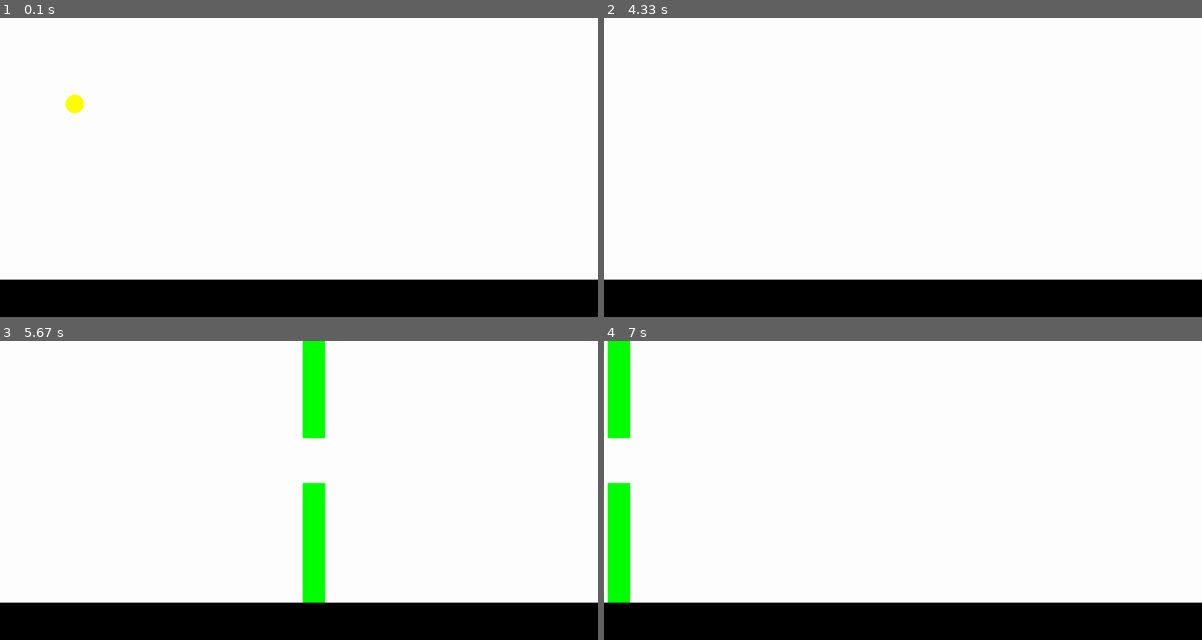
Above: before the commit, frames 1-4 (two rows, left to right).
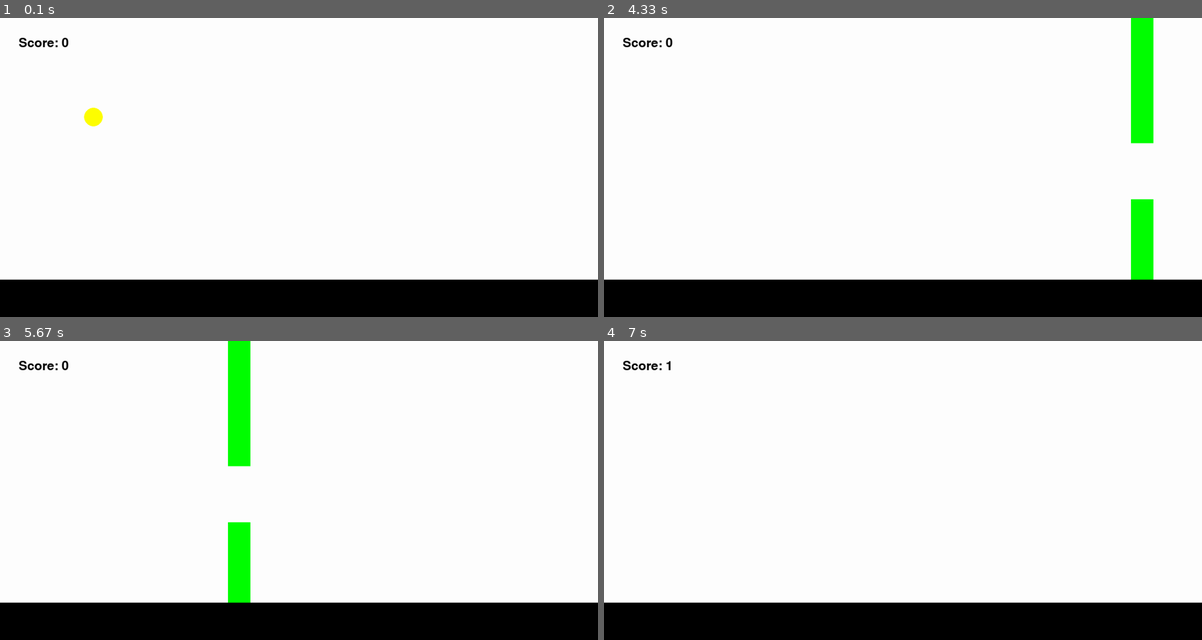
Above: after the commit, the same moments.

Repository: arya-gowda/ai-flappy
Game: pygame game, started from flappy.py
Same seed, same stepped clock (60 frames per second), same inputs: the game is played once before the commit and once after it.
Inputs:
- Up to frame 1 (0.1 s): no input
- Up to frame 2 (4.33 s): tap Space at 0.33, 0.73, 1.03, 1.63, 2.37, 3.43 s; hold Up 0.67-1.13 s; hold Up 1.57-1.87 s; hold Up 2.3-2.6 s; hold Up 3.37-3.73 s
- Up to frame 3 (5.67 s): hold Up 4.5-4.8 s; tap Space at 4.57, 5.3, 5.63 s; hold Up 5.23-5.53 s; hold Up from 5.57 s (still down)
- Up to frame 4 (7 s): release Up at 5.93 s; hold Up from 6.7 s (still down); tap Space at 6.77 s

The runs differ from the first frame. In frame 1, 0.5% of the frame differs, in the area x 3-18%, y 6-37%; in frame 2, 2.8%; in frame 3, 5.6%, in the area x 3-55%, y 0-88%; in frame 4, 2.9%.

Commit message:
working bare bones flappy bird game

Diff:
--- a/flappy.py
+++ b/flappy.py
@@ -12,19 +12,20 @@
 
         self.image = pygame.Surface((50, 50), pygame.SRCALPHA)
         pygame.draw.circle(self.image, "Yellow", (25, 25), 25)
-        self.rect = self.image.get_rect(center=(200,200))
+        self.rect = self.image.get_rect(center=(250,250))
         self.gravity = 0
 
     def bird_input(self):
         pressed = pygame.key.get_pressed()
         if pressed[pygame.K_SPACE] or pressed[pygame.K_UP]:
-            self.gravity = -30
+            self.gravity = -15
 
     def apply_gravity(self):
-        self.gravity += 2
+        self.gravity += 1
         self.rect.y += self.gravity
         if self.rect.bottom >= 700:
             self.rect.bottom = 700
+            pygame.event.post(pygame.event.Event(pygame.USEREVENT + 2))
 
     def update(self):
         self.bird_input()
@@ -36,7 +37,8 @@
 
         self.image = pygame.Surface((60, 600))
         self.image.fill("Green")
-        self.rect = self.image.get_rect(bottomleft=(1800,y_pos-60))
+        self.rect = self.image.get_rect(bottomleft=(1600,y_pos-75))
+        self.passed = False
 
     def destroy(self):
         if self.rect.right < 0:
@@ -44,6 +46,7 @@
 
     def update(self):
         self.rect.x -= 10
+        self.destroy()
 
 class PipeLower(pygame.sprite.Sprite):
     def __init__(self, y_pos) -> None:
@@ -51,8 +54,7 @@
 
         self.image = pygame.Surface((60, 600))
         self.image.fill("Green")
-        self.rect = self.image.get_rect(topleft=(1800,y_pos+60))
-        # pygame.draw.rect(self.image,"Green",self.rect)
+        self.rect = self.image.get_rect(topleft=(1600,y_pos+75))
 
     def destroy(self):
         if self.rect.right < 0:
@@ -65,10 +67,8 @@
 
 def collision_sprite():
     if pygame.sprite.spritecollide(bird.sprite,obstacle_group,False):
-        obstacle_group.empty()
         return False
     return True
-
 
 pygame.init()
 
@@ -82,10 +82,10 @@
 
 bird = pygame.sprite.GroupSingle()
 bird.add(Bird())
+obstacle_group = pygame.sprite.Group()
+bg_rect = pygame.Rect(0,0,1600,600)
 
-obstacle_group = pygame.sprite.Group()
-
-bg_rect = pygame.Rect(0,0,1600,600)
+GROUND_COLLISION_EVENT = pygame.USEREVENT + 2
 
 # Timers
 obstacle_timer = pygame.USEREVENT + 1
@@ -96,27 +96,52 @@
         if event.type == pygame.QUIT:
             pygame.quit()
             exit()
-
-        if event.type == obstacle_timer:
-            print("trigger")
-            random_y = randint(100,600)
+        if event.type == obstacle_timer and game_active:
+            random_y = randint(300, 550)
             obstacle_group.add(PipeUpper(y_pos=random_y))
             obstacle_group.add(PipeLower(y_pos=random_y))
-            print(1)
+        if event.type == GROUND_COLLISION_EVENT:
+            game_active = False
 
-    # set background white
     screen.fill('White')
-    # bird_rect = pygame.draw.circle(screen, 'Yellow', (200,bird_y_pos), 30)
+    bird.draw(screen)
+    obstacle_group.draw(screen)
+    pygame.draw.rect(screen, 'Black', pygame.Rect(0, 700, 1600, 100))
+    font = pygame.font.Font(None, 50)
+    score_surface = font.render(f'Score: {score}', True, 'Black')
+    screen.blit(score_surface, (50, 50))
 
-    bird.draw(screen)
-    bird.update()
+    if game_active:
+        bird.update()
+        obstacle_group.update()
 
-    obstacle_group.draw(screen)
-    obstacle_group.update()
+        for obstacle in obstacle_group:
+            if isinstance(obstacle, PipeUpper) and not obstacle.passed:
+                if obstacle.rect.right < bird.sprite.rect.left:
+                    obstacle.passed = True
+                    score += 1
 
-    pygame.draw.rect(screen, 'Black', pygame.Rect(0,700,1600,100))
+        game_active = collision_sprite()
 
+    else:
+        # Optional: Draw Game Over screen/text
+        font = pygame.font.Font(None, 100)
+        text = font.render("Game Over", True, "Red")
+        text_rect = text.get_rect(center=(800, 300))
+        screen.blit(text, text_rect)
 
-    # update everything
+        subfont = pygame.font.Font(None, 50)
+        subtext = subfont.render("Press SPACE to Restart", True, "Black")
+        subtext_rect = subtext.get_rect(center=(800, 400))
+        screen.blit(subtext, subtext_rect)
+
+        keys = pygame.key.get_pressed()
+        if keys[pygame.K_SPACE]:
+            bird.sprite.rect.center = (200, 200)
+            bird.sprite.gravity = 0
+            obstacle_group.empty()
+            score = 0
+            game_active = True
+
     pygame.display.update()
     clock.tick(60)
--- a/pygameLearn.py
+++ /dev/null
@@ -1,300 +0,0 @@
-import pygame
-from sys import exit
-from random import randint, choice
-
-import pygame.locals
-
-class Player(pygame.sprite.Sprite):
-    def __init__(self) -> None:
-        super().__init__()
-        player_walk_1 = pygame.image.load('graphics/Player/player_walk_1.png').convert_alpha()
-        player_walk_2 = pygame.image.load('graphics/Player/player_walk_2.png').convert_alpha()
-        self.player_walk = [player_walk_1,player_walk_2]
-        self.player_index = 0
-        self.player_jump = pygame.image.load('graphics/Player/player_walk_1.png').convert_alpha()
-
-        self.image = self.player_walk[self.player_index]
-        self.rect = self.image.get_rect(midbottom = (80,300))
-        self.gravity = 0
-
-        self.jump_sound = pygame.mixer.Sound('audio/jump.mp3')
-        self.jump_sound.set_volume(0.1)
-
-    def player_input(self):
-        keys = pygame.key.get_pressed()
-        if keys[pygame.K_SPACE] and self.rect.bottom >= 300:
-            self.gravity = -20
-            self.jump_sound.play()
-
-    def apply_gravity(self):
-        self.gravity += 1
-        self.rect.y += self.gravity
-        if self.rect.bottom >= 300:
-            self.rect.bottom = 300
-
-    def animation_state(self):
-        if self.rect.bottom < 300:
-            self.image = self.player_jump
-        else:
-            self.player_index += 0.1
-            if self.player_index >= len(self.player_walk): self.player_index = 0
-            self.image = self.player_walk[int(self.player_index)]
-
-    def update(self):
-        self.player_input()
-        self.apply_gravity()
-        self.animation_state()
-
-class Obstacle(pygame.sprite.Sprite):
-    def __init__(self, type) -> None:
-        super().__init__()
-
-        if type == 'fly':
-            fly_1 = pygame.image.load('graphics/Fly/fly1.png').convert_alpha()
-            fly_2 = pygame.image.load('graphics/Fly/fly2.png').convert_alpha()
-            self.frames = [fly_1,fly_2]
-            y_pos = 210
-        else:
-            snail_1 = pygame.image.load('graphics/snail/snail1.png').convert_alpha()
-            snail_2 = pygame.image.load('graphics/snail/snail2.png').convert_alpha()
-            self.frames = [snail_1,snail_2]
-            y_pos = 300
-
-        self.animation_index = 0
-        self.passed = False
-        self.image = self.frames[self.animation_index]
-        self.rect = self.image.get_rect(midbottom = (randint(900,1100),y_pos))
-
-    def animation_state(self):
-        if self.rect.bottom == 300:
-            self.animation_index += 0.075
-        else:
-            self.animation_index += 0.2
-
-        if self.animation_index >= len(self.frames): self.animation_index = 0
-        self.image = self.frames[int(self.animation_index)]
-
-    def update(self):
-        self.animation_state()
-        self.rect.x -= 5
-
-    def destroy(self):
-        if self.rect.right < 0:
-            self.kill()
-
-
-def display_score():
-    current_time = int(pygame.time.get_ticks() / 1000) - start_time
-    score_surf = test_font.render(f'{current_time}', False, (64,64,64))
-    score_rect = score_surf.get_rect(center = (400,50))
-    screen.blit(score_surf,score_rect)
-    return current_time
-
-def obstacle_movement(obstacle_list):
-    if obstacle_list:
-        for obstacle_rect in obstacle_list:
-            obstacle_rect.x -= 4
-            if obstacle_rect.bottom == 300:
-                screen.blit(snail_surf,obstacle_rect)
-            else:
-                screen.blit(fly_surf,obstacle_rect)
-
-        obstacle_list = [obstacle for obstacle in obstacle_list if obstacle.right > 0]
-
-        return obstacle_list
-    else: return []
-
-def collisions(player,obstacles):
-    if obstacles:
-        for obstacle in obstacles:
-            if player.colliderect(obstacle):
-                return False
-    return True
-
-def collision_sprite():
-    if pygame.sprite.spritecollide(player.sprite,obstacle_group,False):
-        obstacle_group.empty()
-        return False
-    return True
-
-def player_animation():
-    # Play walking animation if the player is on floor
-    # Display the jump surface when the player is not on floor
-
-    global player_surface, player_index
-
-    if player_rect.bottom < 300:
-        player_surface = player_jump
-    else:
-        player_index += 0.1
-        if player_index >= len(player_walk): player_index = 0
-        player_surface = player_walk[int(player_index)]
-
-# Initialize pygame
-pygame.init()
-# create black display surface
-screen = pygame.display.set_mode((800, 400))
-pygame.display.set_caption('Runner')
-clock = pygame.time.Clock()
-
-# declaring font pygame.font.Font(FONT_TYPE, FONT_SIZE)
-test_font = pygame.font.Font('font/Pixeltype.ttf', 50)
-game_active = False
-start_time = 0
-score = 0
-bg_music = pygame.mixer.Sound('audio/music.wav')
-bg_music.set_volume(0.2)
-bg_music.play(loops=-1)
-
-player = pygame.sprite.GroupSingle()
-player.add(Player())
-
-obstacle_group = pygame.sprite.Group()
-
-# test_surface = pygame.Surface((100,200))
-# test_surface.fill('Red')
-
-sky_surface = pygame.image.load('graphics/Sky.png').convert()
-ground_surface = pygame.image.load('graphics/ground.png').convert()
-
-# text_surface = test_font.render(TEXT, ANTIALIASING_BOOL, COLOR)
-score_surf = test_font.render('My game', False, (64,64,64))
-score_rect = score_surf.get_rect(center = (400,50))
-
-# Obstacles
-snail_frame_1 = pygame.image.load('graphics/snail/snail1.png').convert_alpha()
-snail_frame_2 = pygame.image.load('graphics/snail/snail2.png').convert_alpha()
-snail_frames = [snail_frame_1, snail_frame_2]
-snail_frame_index = 0
-snail_surf = snail_frames[snail_frame_index]
-
-fly_frame_1 = pygame.image.load('graphics/Fly/fly1.png').convert_alpha()
-fly_frame_2 = pygame.image.load('graphics/Fly/fly2.png').convert_alpha()
-fly_frames = [fly_frame_1, fly_frame_2]
-fly_frame_index = 0
-fly_surf = fly_frames[fly_frame_index]
-
-obstacle_rect_list = []
-
-player_walk_1 = pygame.image.load('graphics/Player/player_walk_1.png').convert_alpha()
-player_walk_2 = pygame.image.load('graphics/Player/player_walk_2.png').convert_alpha()
-player_walk = [player_walk_1,player_walk_2]
-player_index = 0
-player_jump = pygame.image.load('graphics/Player/player_walk_1.png').convert_alpha()
-# make player rectangle
-player_surface = player_walk[player_index]
-player_rect = player_surface.get_rect(bottomleft = (80,300))
-player_grav = 0
-
-# Intro Screen
-player_stand = pygame.image.load('graphics/Player/player_stand.png').convert_alpha()
-player_stand = pygame.transform.rotozoom(player_stand,0,2)
-player_stand_rect = player_stand.get_rect(center = (400,200))
-game_title = test_font.render('Pixel Runner', False, (111,196,169))
-game_title_rect = game_title.get_rect(center = (400,50))
-game_instr = test_font.render('Press R to begin', False, (111,196,169))
-game_instr_rect = game_instr.get_rect(center = (400,350))
-
-# Timers
-obstacle_timer = pygame.USEREVENT + 1
-pygame.time.set_timer(obstacle_timer,1500)
-
-snail_animation_timer = pygame.USEREVENT + 2
-pygame.time.set_timer(snail_animation_timer,500)
-
-fly_animation_timer = pygame.USEREVENT + 2
-pygame.time.set_timer(fly_animation_timer,200)
-
-while True:
-    for event in pygame.event.get():
-        if event.type == pygame.QUIT:
-            pygame.quit()
-            exit()
-
-        if game_active:
-            if event.type == pygame.MOUSEBUTTONDOWN:
-                if player_rect.collidepoint(event.pos) and player_rect.bottom == 300:
-                    player_grav = -20
-
-            if event.type == pygame.KEYDOWN and player_rect.bottom == 300:
-                if event.key == pygame.K_SPACE:
-                    player_grav = -20
-        else:
-            if event.type == pygame.KEYDOWN:
-                if event.key == pygame.K_r:
-                    game_active = True
-                    start_time = int(pygame.time.get_ticks() / 1000)
-
-        if game_active:
-            if event.type == obstacle_timer:
-                obstacle_group.add(Obstacle(choice(seq=['fly', 'snail', 'snail', 'snail'])))
-                # if randint(0,2):
-                #     obstacle_rect_list.append(snail_surf.get_rect(bottomleft = (randint(900,1100),300)))
-                # else:
-                #     obstacle_rect_list.append(fly_surf.get_rect(bottomleft = (randint(900,1100),210)))
-            if event.type == snail_animation_timer:
-                if snail_frame_index == 0: snail_frame_index = 1
-                else: snail_frame_index = 0
-                snail_surf = snail_frames[snail_frame_index]
-            if event.type == fly_animation_timer:
-                if fly_frame_index == 0: fly_frame_index = 1
-                else: fly_frame_index = 0
-                fly_surf = fly_frames[fly_frame_index]
-
-    if game_active:
-        screen.blit(sky_surface,(0,0))
-        screen.blit(ground_surface,(0,300))
-        score = display_score()
-        # pygame.draw.rect(screen,'#c0e8ec',score_rect)
-        # pygame.draw.rect(screen,'#c0e8ec',score_rect,10)
-        # screen.blit(score_surf,score_rect)
-
-        # check if snail is off screen
-        # snail_rect.left -= 4
-        # if (snail_rect.right < 0):
-        #     snail_rect.left = 800
-
-        #to move player
-        '''
-        player_rect.left
-        '''
-
-        # gravity
-        # player_grav += 1
-        # player_rect.y += player_grav
-        # if player_rect.bottom > 300:
-        #     player_rect.bottom = 300
-        # player_animation()
-        # screen.blit(player_surface,player_rect)
-        player.draw(screen)
-        player.update()
-
-        obstacle_group.draw(screen)
-        obstacle_group.update()
-
-        # Obstacle movement
-        # obstacle_rect_list = obstacle_movement(obstacle_rect_list)
-
-        # Collisions
-        game_active = collision_sprite()
-        # game_active = collisions(player_rect,obstacle_rect_list)
-
-    else:
-        screen.fill((94,129,162))
-        screen.blit(player_stand,player_stand_rect)
-        obstacle_rect_list.clear()
-        player_rect.midbottom = (80,300)
-        player_grav = 0
-
-        score_message = test_font.render(f'Your score: {score}', False, (111,196,169))
-        score_message_rect = score_message.get_rect(center = (400,350))
-        screen.blit(game_title,game_title_rect)
-        if score == 0:
-            screen.blit(game_instr,game_instr_rect)
-        else:
-            screen.blit(score_message,score_message_rect)
-
-
-    # update everything
-    pygame.display.update()
-    clock.tick(60)
Binary file removed: graphics/Fly/Fly1.png
Binary file removed: graphics/Fly/Fly2.png
Binary file removed: graphics/Player/jump.png
Binary file removed: graphics/Player/player_stand.png
Binary file removed: graphics/Player/player_walk_1.png
Binary file removed: graphics/Player/player_walk_2.png
Binary file removed: graphics/snail/snail1.png
Binary file removed: graphics/snail/snail2.png
